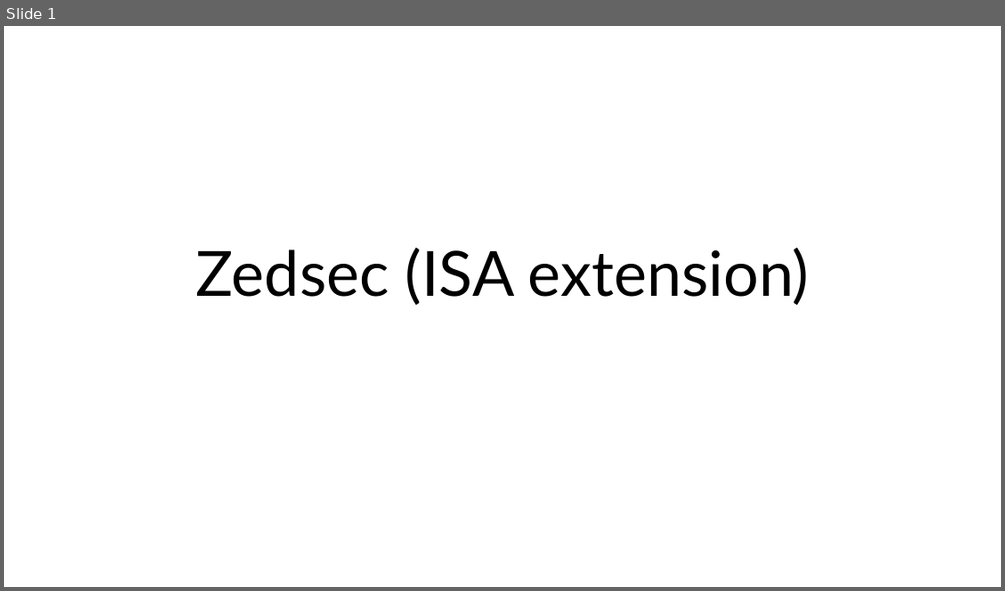
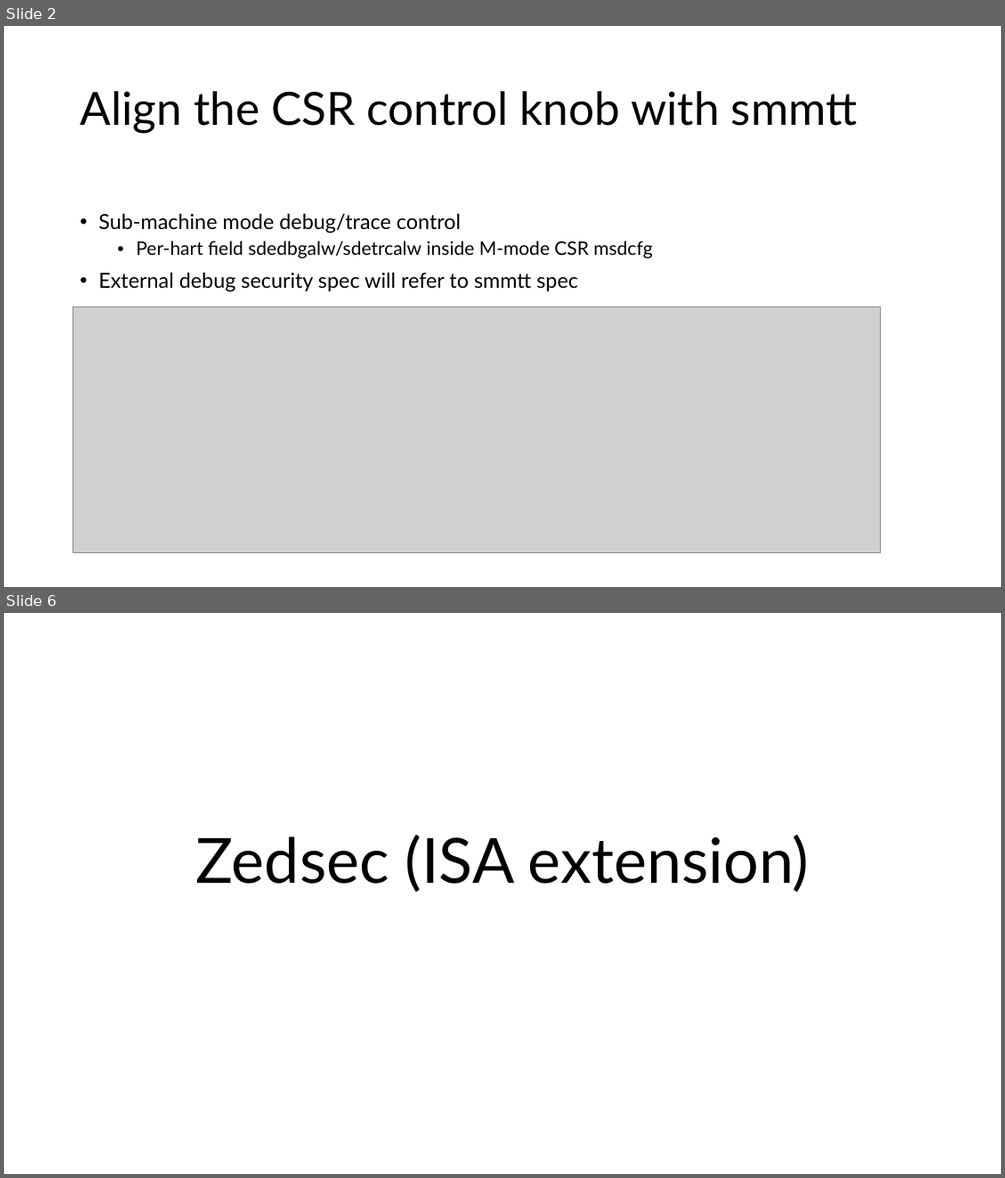
Before and after one commit to riscv-admin/external-debug-security, a slide deck: meetings/External debug security specification review.pptx. Shown one above the other, each under a label of ours: slide 1 before the commit, slides 2 and 6 after it; the slides between them are not shown. The pictures are 1005x591 and 1005x1178 pixels, drawn with LibreOffice and Linux fonts; fonts in the diff are those of the drawing; grey boxes stand for pictures. Boxes give left, top, right and bottom in pixels: in the first picture for what was removed or moved away, otherwise in the second. Text is boxed around its words. In the diff, an @@ line names an element or a change of style, - is before the commit and + after.

Commit message:
Update the spec review slides (#10)

```diff
--- a/meetings/External debug security specification review.pptx
+++ b/meetings/External debug security specification review.pptx
@@ slide 2 added at box(4, 26, 1001, 587), background #FFFFFF @@
@@ title added at box(80, 91, 857, 133), 44 pt, text #000000 @@
+Align the CSR control knob with smmtt
@@ text added at box(98, 213, 652, 292), 20 pt, text #000000 @@
+• Sub-machine mode debug/trace control
+  • Per-hart field sdedbgalw/sdetrcalw inside M-mode CSR msdcfg
+• External debug security spec will refer to smmtt spec
@@ picture added at box(73, 306, 881, 553) @@
@@ what was slide 1 is now slide 6 @@
```
Also in this commit, not shown: 6 slides changed, 5 other slides added, 2 slides removed.
